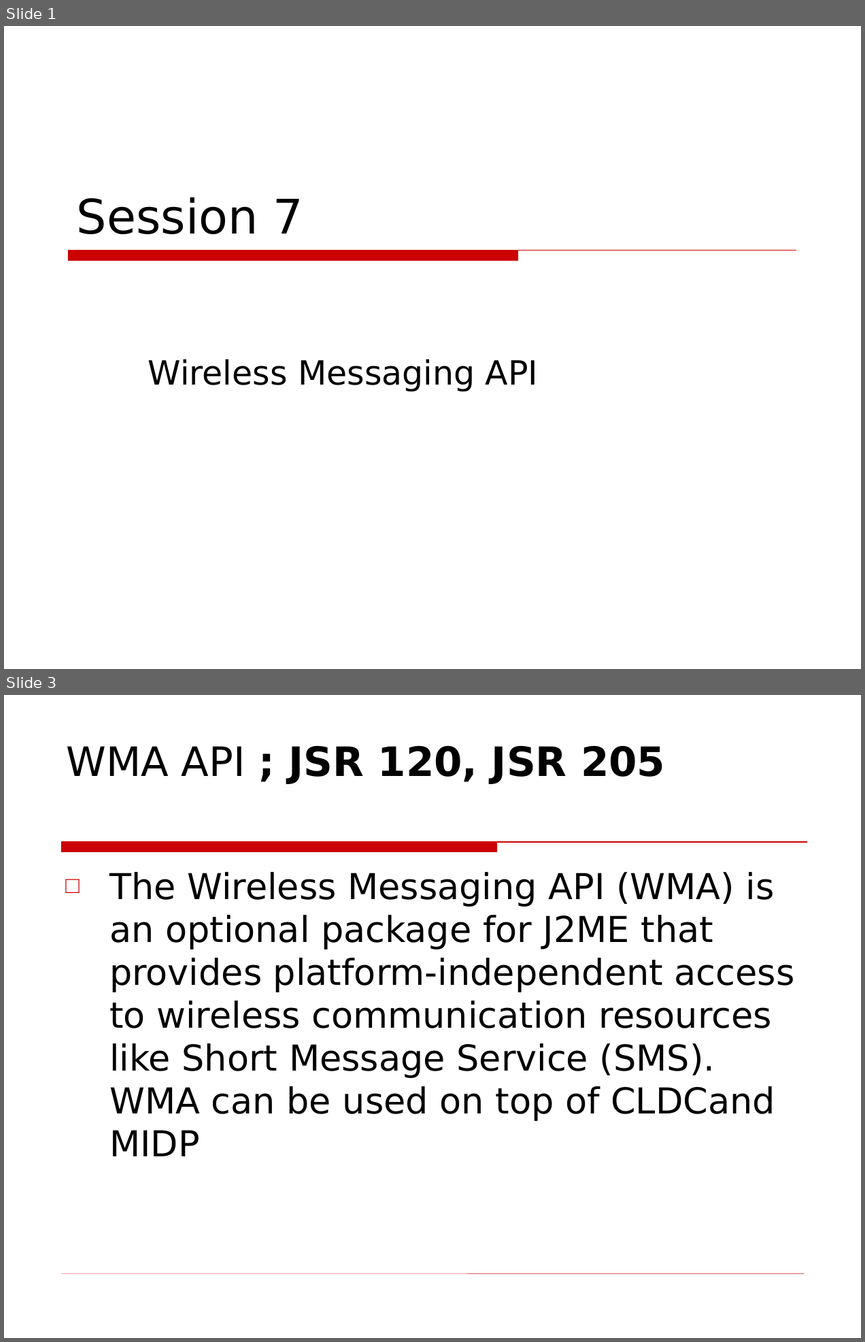
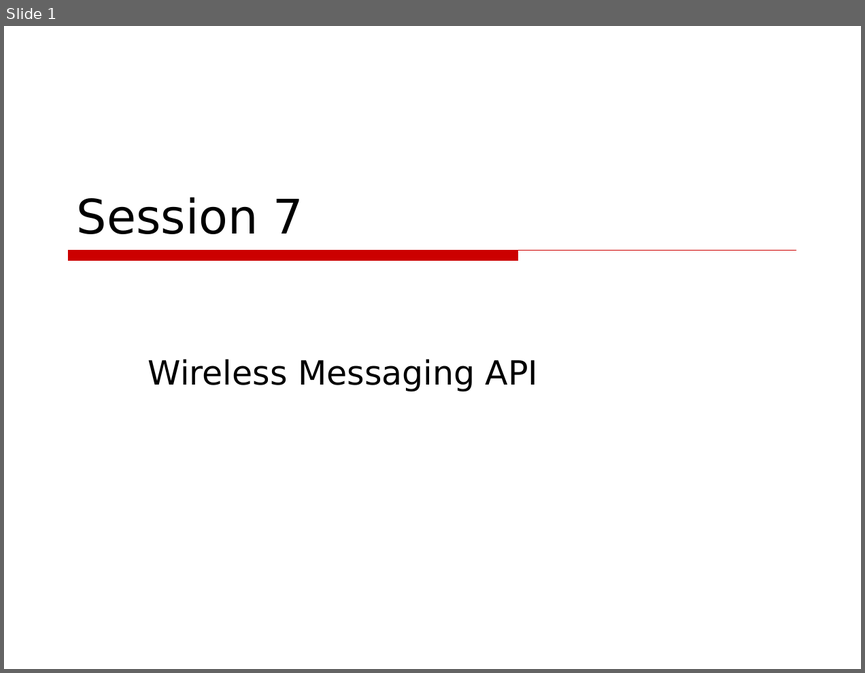
Before and after one commit to phamtuanchip/labs, a slide deck: M1304M-C1304M/j2me/slides/Session11.ppt. Shown one above the other, each under a label of ours: slides 1 and 3 before the commit, slide 1 after it; the slides between them are not shown. The pictures are 865x1342 and 865x673 pixels, drawn with LibreOffice and Linux fonts; fonts in the diff are those of the drawing; background and template pictures are left out. Boxes give left, top, right and bottom in pixels: in the first picture for what was removed or moved away, otherwise in the second. Text is boxed around its words. In the diff, an @@ line names an element or a change of style, - is before the commit and + after.

```diff
--- a/M1304M-C1304M/j2me/slides/Session11.ppt
+++ b/M1304M-C1304M/j2me/slides/Session11.ppt
@@ slide 3 removed at (4,695,861,1338), background picture (left out) @@
@@ title removed at (67,746,665,784) @@
-WMA API ; JSR 120, JSR 205
@@ freeform shape removed at (61,841,807,852) @@
@@ text removed at (109,872,795,1156) @@
-□ The Wireless Messaging API (WMA) is an optional package for J2ME that provides platform-independent access to wireless communication resources like Short Message Service (SMS). WMA can be used on top of CLDCand MIDP
@@ line removed from (61, 1273) to (804, 1273) @@
```
Also in this commit, not shown: 7 slides changed, 4 slides added, 3 other slides removed, 7 other files.
